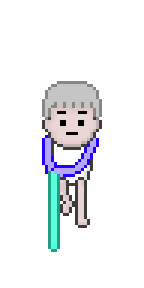
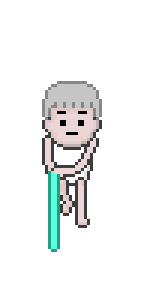
Before/after of a 144×288 layered artwork. What changed in the layer stack:
renamed "레이어 49" to "그룹 2 복사", showed it, moved it above "그룹 2", painted on it over 42, 135, 99, 177
added group "그룹 2" with 2 layers in group "그룹 1" over 42, 135, 99, 177
moved "레이어 47" into group "그룹 2" over 42, 135, 57, 174
moved "레이어 47 복사" into group "그룹 2" over 51, 138, 99, 177
